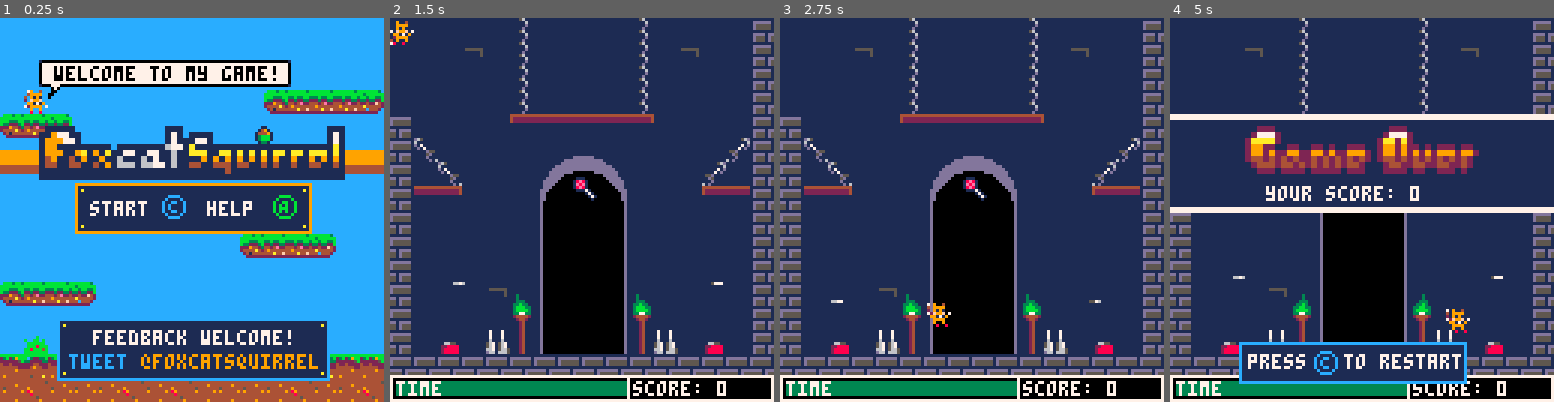
Above: before the commit, frames 1-4 (left to right).
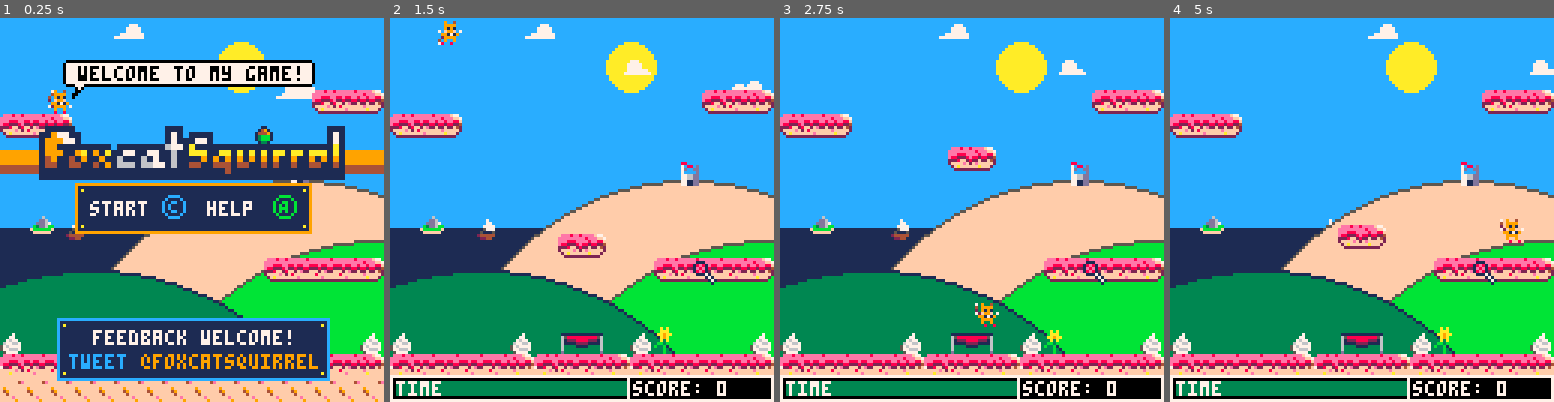
Above: after the commit, the same moments.

Repository: daddynewts/foxcatsquirrel
Game: PICO-8 cartridge foxcatsquirrel.p8
Two runs of this game, one before a commit and one after it. Both use one fixed random seed, a clock stepped at 60 frames per second and the inputs below.
Inputs:
- Up to frame 1 (0.25 s): no input
- Up to frame 2 (1.5 s): tap X (X key) at 0.33, 1.07 s; tap O (Z key) at 0.7 s
- Up to frame 3 (2.75 s): hold Right 1.6-2.1 s; tap O (Z key) at 1.7, 2.1, 2.5 s; tap X (X key) at 1.85 s; hold Right from 2.47 s (still down)
- Up to frame 4 (5 s): tap O (Z key) every 0.4 s from 2.9 to 4.9 s; tap X (X key) at 2.97, 4.08 s; release Right at 3.03 s; hold Left 3.08-3.58 s; hold Down 3.63-3.97 s; hold Right 4.02-4.68 s

The runs differ from the first frame. In frame 1, 40% of the frame differs, in the area x 0-100%, y 1-100%; in frame 2, 89%; in frame 3, 89%; in frame 4, 90%, in the area x 0-100%, y 0-96%.

Commit message:
Minor updates
- Eating SFX now randomised
- Key twinkles
- Time doesn't go away too slowly
- Mapped SFX to channel 0 (music shouldn't cut out now)
- Balloon drawn with code, not a sprite (the string moves realistically!)
- Removed outside castle palette swap
- Clouds move menacingly
- Interior volcano still needs work

Diff:
--- a/foxcatsquirrel.p8
+++ b/foxcatsquirrel.p8
@@ -8,10 +8,10 @@
 
 function _init()
 
- level=3 -- def 0, playground 5
+ level=0 -- def 0, playground 5
  count=0
  points=0
- addfood=10
+ addfood=1
 
  init_times()
 
@@ -19,17 +19,17 @@
  enemyapproach=0
 
  -- sfx
- intro_jingle = 6,1
- eat_sfx = 14,1
- death_sfx = 1,1
- jump_sfx = 0,1
- slide_sfx = 2,1
- skull_sfx = 3,1
- bonus_sfx = 13,1
- spring_sfx = 4,1
- ghost_sfx = 12,1
- menu_sfx = 10,1
- balloon_sfx = 13,1
+ intro_jingle = 6
+ eat_sfx = {14,9}
+ death_sfx = 1
+ jump_sfx = 0
+ slide_sfx = 2
+ skull_sfx = 3
+ bonus_sfx = 13
+ spring_sfx = 4
+ ghost_sfx = 12
+ menu_sfx = 10
+ balloon_sfx = {13,15}
  --shockwave_sfx = 2
 
  -- music
@@ -50,7 +50,6 @@
 
  -- fire
  draught={
-  colours = {8,9,10,5},
   x=402,
   y=100,
  }
@@ -84,8 +83,8 @@
 
  player={
   sp=1,
-  x=8, -- default 56, high 8
-  y=24,-- default 104, high 16
+  x=16, -- default 8
+  y=24,-- default 24
   w=8,
   h=8,
   flp=false,
@@ -148,6 +147,9 @@
   food_start=26
   food_count=4
 
+ twinkle={}
+  twinkle.sp=44
+
  bonuses={}
 
  balloons={}
@@ -174,7 +176,7 @@
  -- v for vertical
 
  vplatform={
-  x=52,--150
+  x=56,--150
   y=60,
   lsprite=69,
   rsprite=71,
@@ -189,7 +191,7 @@
  }
 
  fallplatform={
-  x=542,
+  x=642,
   y=56,
   sp=118,
   dropheight=90,
@@ -203,15 +205,15 @@
 function test_mode()
 -- edit test parameters here
 -- not in the main body!
--- sfx(-1)
--- music(-1) -- music off
+-- sfx(-2)
+ --music(-1) -- music off
  timegain=count -- default 12
  timeleft-=timededuction
  timededuction=0.1*(count/6) -- default 0.1*(count/6)
 end
 
 function test_ui()
- --print("count: "..count,cam_x+1,1,7)
+-- print("time deduction: "..timededuction,cam_x+1,1,7)
  --print("approach: "..enemyapproach,cam_x+1,17,7)
  --print("vplatform.y: "..vplatform.y,cam_x+1,9,7)
  --print("hplatform.x: "..hplatform.x,cam_x+1,17,7)
@@ -293,8 +295,8 @@
  if timeleft <= 2 then
   init_gameover() --time up
  end
- if timededuction>=10 then
-  timededuction=10
+ if timededuction>=0.7 then
+  timededuction=0.7
  end
 end
 
@@ -368,7 +370,8 @@
  elseif collide_map(player,"down",4) then
    player.dy=-6 -- default 5.2
    player.jumping=true
-   sfx(spring_sfx)
+   sfx(spring_sfx,0)
+   mset(player.x,player.y+8,52)
 
  -- spikes = flag 5
  elseif collide_map(player,"down",5) then
@@ -429,7 +432,7 @@
   and btn(⬅️) then
    player.running=false
    player.sliding=true
-   sfx(slide_sfx)
+   sfx(slide_sfx,0)
  end
 
   -- slide turn to right
@@ -439,7 +442,7 @@
   and btn(➡️) then
    player.running=false
    player.sliding=true
-   sfx(slide_sfx)
+   sfx(slide_sfx,0)
   end
 
  --jump
@@ -450,7 +453,7 @@
  then
     player.dy-=player.boost
     player.landed=false
-    sfx(jump_sfx)
+    sfx(jump_sfx,0)
     player.sp=23
  end
 
@@ -528,6 +531,7 @@
  elseif player.dy<0
  and not player.gliding then
    player.jumping=true
+   glidetime=0
    if collide_map(player,"up", 1) then
      player.dy=0
 
@@ -750,7 +754,7 @@
    waterfall.ly1=80
  elseif waterfall.ly3>=waterfall.y2 then
    waterfall.ly3=80
---   waterfall.lx1=flr(rnd(18)+waterfall.x1)
+-- waterfall.lx1=flr(rnd(18)+waterfall.x1)
   end
 -- line(waterfall.lx1,waterfall.ly1,waterfall.lx1,waterfall.ly2,7)
  print("░░░",waterfall.lx1+0.9*sin(leveltime),waterfall.ly1,7)
@@ -773,22 +777,22 @@
  spr(splash.sp,splash.x2+16,splash.y2)
 
  -- level 5
- spr(splash.sp,splash.x3,splash.y2)
- spr(splash.sp,splash.x3+8,splash.y2)
- spr(splash.sp,splash.x3+16,splash.y2)
+-- spr(splash.sp,splash.x3,splash.y2)
+-- spr(splash.sp,splash.x3+8,splash.y2)
+-- spr(splash.sp,splash.x3+16,splash.y2)
  spr(splash.sp,splash.x3+24,splash.y2)
  spr(splash.sp,splash.x3+32,splash.y2)
- spr(splash.sp,splash.x3+40,splash.y2)
- spr(splash.sp,splash.x3+48,splash.y2)
- spr(splash.sp,splash.x3+56,splash.y2)
- spr(splash.sp,splash.x3+64,splash.y2)
- spr(splash.sp,splash.x3+72,splash.y2)
- spr(splash.sp,splash.x3+80,splash.y2)
+-- spr(splash.sp,splash.x3+40,splash.y2)
+-- spr(splash.sp,splash.x3+48,splash.y2)
+-- spr(splash.sp,splash.x3+56,splash.y2)
+-- spr(splash.sp,splash.x3+64,splash.y2)
+-- spr(splash.sp,splash.x3+72,splash.y2)
+-- spr(splash.sp,splash.x3+80,splash.y2)
  spr(splash.sp,splash.x3+88,splash.y2)
  spr(splash.sp,splash.x3+96,splash.y2)
- spr(splash.sp,splash.x3+104,splash.y2)
- spr(splash.sp,splash.x3+112,splash.y2)
- spr(splash.sp,splash.x3+120,splash.y2)
+-- spr(splash.sp,splash.x3+104,splash.y2)
+-- spr(splash.sp,splash.x3+112,splash.y2)
+-- spr(splash.sp,splash.x3+120,splash.y2)
 
  splash.sp+=0.5
    if splash.sp==96 then
@@ -804,7 +808,7 @@
 
  if level==1 then
   vplatform.x=226
- else vplatform.x=52
+ else vplatform.x=vplatform.x
  end
 
  -- moving platform: ⬆️+⬇️
@@ -912,8 +916,8 @@
     for i=1,1 do
      food={
       sprite=flr(rnd(food_count)+food_start),
-      x=flr(rnd(80)+12),
-      y=flr(rnd(60)+20),
+      x=flr(rnd(100)+12),
+      y=flr(rnd(60)+30),
     }
     add(foods,food)
     end
@@ -956,7 +960,7 @@
   for i=1,1 do
    food={
     sprite=flr(rnd(food_count)+food_start),
-    x=level*128+flr(rnd(100)),
+    x=level*128+flr(rnd(4)+60),
     y=flr(rnd(50)+25),
    }
   add(foods,food)
@@ -993,14 +997,14 @@
  timeleft+=timegain	--default 25?
  count+=addfood
  del(foods,food)
- sfx(eat_sfx)
+ sfx(rnd(eat_sfx),0)
  crumb=pget(food.x+3,food.y+3)
  init_game()
 end
 
 function make_bonus()
 
- if count==10 and level<=3 then
+ if count==10 and level<=1 then
   for i=1,1 do
    bonus={
     sprite=14,
@@ -1011,12 +1015,23 @@
   end
  end
 
- if count==10 and level==4 then
+ if count==10 and level==2 then
+  for i=1,1 do
+   bonus={
+    sprite=14,
+    x=54+(cam_x),
+    y=rnd(flr(20))+20,
+   }
+  add(bonuses,bonus)
+  end
+ end
+
+ if count==10 and level>=3 then
   for i=1,1 do
    bonus={
     sprite=14,
     x=60+(cam_x),
-    y=50,
+    y=rnd(flr(50)),
    }
    add(bonuses,bonus)
  end
@@ -1024,7 +1039,7 @@
 end
 
 function move_bonus()
- bonus.y-=0.2*cos(leveltime)
+ bonus.y-=0.15*cos(leveltime)
 end
 
 function collide_bonus()
@@ -1039,26 +1054,34 @@
       del(bonuses,bonus)
       del(ghosts,ghost)
       del(skulls,skull)
-      sfx(bonus_sfx)
+      sfx(bonus_sfx,0)
       init_levelover()
   end
  end
 end
 
 function draw_bonus()
+
+ twinkle.sp+=0.5
+   if twinkle.sp>=47
+  then twinkle.sp=44
+ end
+
  for bonus in all(bonuses) do
   spr(bonus.sprite,bonus.x,bonus.y)
+   spr(twinkle.sp,bonus.x+sin(leveltime),bonus.y)
  end
 end
 
 function make_balloon()
 
- if count==flr(rnd(10))+10 then
+ if count==5---flr(rnd(10))+10
+ then
 --flr(rnd(10)+5) then
   for i=1,1 do
    balloon={
     sprite=61,
-    x=player.x,
+    x=rnd(10)+60,
     y=130,
    }
   add(balloons,balloon)
@@ -1075,21 +1098,29 @@
    and balloon.x+4 < player.x+8 then
       points+=1000
       del(balloons,balloon)
-      sfx(balloon_sfx)
+      sfx(balloon_sfx[1],0)
+      sfx(balloon_sfx[2])
    end
  end
 end
 
 function draw_balloon()
  for balloon in all(balloons) do
-  spr(balloon_sp,balloon.x,balloon.y)
+ -- spr(balloon_sp,balloon.x,balloon.y)
+ circfill(balloon.x,balloon.y,3,8)
+ circ(balloon.x,balloon.y,3,1)
+ -- highlight
+ line(balloon.x+1,balloon.y-2,balloon.x+2,balloon.y,7)
+ -- low light
+  line(balloon.x-1,balloon.y+3,balloon.x-2,balloon.y,2)
+ line(balloon.x,balloon.y+4,balloon.x-(sin(leveltime)),balloon.y+8,7)
  end
 end
 
 function move_balloons()
 
  for balloon in all(balloons) do
-  balloon.x+=sin(leveltime)/10
+  balloon.x+=sin(leveltime)
   balloon.y-=1
  end
 end
@@ -1102,12 +1133,14 @@
  if level==0 then
  -- splash.sp=92
   sky.colour=12 -- light blue
-  rectfill(0,70,70,127,1) -- sea
---  pset(rnd(flr(60)),rnd(flr(6))+71,7)
---  pset(rnd(flr(60)),rnd(flr(6))+71,12)
---  pset(rnd(flr(60)),rnd(flr(6))+71,7)
-  spr(193,10,64) -- island
+
+  -- sea
+  rectfill(0,70,70,127,1)
+
+  --island
+  spr(193,10,64)
   spr(ship.sp,ship.x,ship.y)
+
   -- hills
   circfill(99,134,80,15) -- far hill
   circ(99,134,80,5) -- far outline
@@ -1127,9 +1160,9 @@
  -- jungle
  if level==1 then
   sky.colour=0 --3 -- dark green
-   pal(5,2,1)
-   pal(6,4,1)
-   pal(13,9)
+
+  vplatform.lsprite=36
+  vplatform.rsprite=37
 
    -- trees
    rectfill(130,0,150,128,1)
@@ -1149,7 +1182,9 @@
 
    -- knots + whorls
    circ(146,60,3,0)
+   circfill(146,60,2,1)
    circ(186,30,3,0)
+   circfill(186,30,2,1)
    --oval(186,30,3,0)
 
       -- outlines
@@ -1169,33 +1204,33 @@
  -- castle outside
  if level==2 then
 
-   sky.colour=0 -- dark blue
-   pal(6,5) -- pale -> dark grey
-   pal(9,4) -- orange -> brown
-   pal(8,2) -- red -> maroon
-   pal(7,13) -- white -> blue-grey
-   pal(11,3) -- pale -> dark green
-   pal(15,4) -- peach -> brown
-   pal(10,2) -- yellow -> maroon
-   pal(12,1) -- pale -> dark blue
-   pal(14,2) -- pink -> maroon
-    -- dark clouds
-  circfill(266,-10,42,1)
-  circfill(296,-18,38,1)
-  circfill(328,-20,42,1)
-  circfill(368,-10,44,1)
+   sky.colour=0 -- black
+   --pal(6,5) -- pale -> dark grey
+   --pal(9,4) -- orange -> brown
+   --pal(8,2) -- red -> maroon
+   --pal(7,13) -- white -> blue-grey
+   --pal(11,3) -- pale -> dark green
+   --pal(15,4) -- peach -> brown
+   --pal(10,2) -- yellow -> maroon
+   --pal(12,1) -- pale -> dark blue
+   --pal(14,2) -- pink -> maroon
+  -- dark clouds
+  circfill(266,-10,42-sin(2*leveltime),1)
+  circfill(296,-18,38+sin(2*leveltime),1)
+  circfill(328,-20,42-sin(2*leveltime),1)
+  circfill(368,-10,44+sin(2*leveltime),1)
   -- lighter clouds
-  circfill(266,-10,38,5)
-  circfill(296,-18,34,5)
-  circfill(328,-20,38,5)
-  circfill(368,-10,40,5)
+  circfill(266,-10,38-sin(2*leveltime),5)
+  circfill(296,-18,34+sin(2*leveltime),5)
+  circfill(328,-20,38-sin(2*leveltime),5)
+  circfill(368,-10,40+sin(2*leveltime),5)
   -- lighter outer clouds
-  circfill(266,-10,30,13)
-  circfill(296,-18,26,13)
-  circfill(328,-20,30,13)
-  circfill(368,-10,32,13)
+  circfill(266,-10,30-sin(2*leveltime),13)
+  circfill(296,-18,26+sin(2*leveltime),13)
+  circfill(328,-20,30-sin(2*leveltime),13)
+  circfill(368,-10,32+sin(2*leveltime),13)
   -- sea/background
-  rectfill(256,70,394,128,12)
+  rectfill(256,70,394,128,1)
   hplatform.lsprite=108
   hplatform.rsprite=110
  end
@@ -1246,12 +1281,42 @@
  -- final level - volcano
  if level==4 then
   pal()
-  sky.colour=0
-  circfill(576,0,28,1)
+--  sky.colour=1
+--  circfill(576,100,108,1)
+--  circ(576,100,108,2)
+--  circfill(576,10,20,0)
+--  circ(576,10,20,9)
+
+
+  -- dark red clouds
+  circfill(cam_x+6,-24-sin(t()),48,2)
+  circfill(cam_x+36,-28+sin(t()),44,2)
+  circfill(cam_x+68,-30+sin(t()),46,2)
+  circfill(cam_x+116,-24+sin(t()),48,2)
+
+    -- red clouds
+  circfill(cam_x+6,-26-sin(t()),46,5)
+  circfill(cam_x+36,-28+sin(t()),40,5)
+  circfill(cam_x+68,-30-sin(t()),44,5)
+  circfill(cam_x+116,-26+sin(t()),46,5)
+
+  -- lighter outer clouds
+  circfill(cam_x+6,-26-sin(t()),42,8)
+  circfill(cam_x+36,-28+sin(t()),36,8)
+  circfill(cam_x+68,-30-sin(t()),40,8)
+  circfill(cam_x+116,-26+sin(t()),42,8)
+
+  -- lightest clouds
+  circfill(cam_x+6,-26-sin(t()),30,8)
+  circfill(cam_x+36,-28+sin(t()),30,6)
+  circfill(cam_x+68,-30-sin(t()),34,8)
+  circfill(cam_x+116,-26+sin(t()),30,6)
+
   -- fire bg
   rectfill(512,113,640,128,2)
   line(512,118,640,118,8)
-  rectfill(568,16,588,95,2)
+  -- pass-through bg
+  rectfill(568,16,588,86,1)
 
  end
 end
@@ -1351,11 +1416,11 @@
  player_animate()
  --player_update()
  if btnp(❎) then
-  sfx(9)
+  sfx(menu_sfx)
   init_game()
   level_music()
  elseif btnp(🅾️) then
-  sfx(9)
+  sfx(menu_sfx)
   _draw = draw_tutorial
   _update = update_tutorial
  end
@@ -1367,6 +1432,8 @@
 
  if btnp(❎) then
   _init()
+  sfx(-1)
+  sfx(menu_sfx)
   init_game()
   level_music()
  end
@@ -1461,7 +1528,7 @@
 function update_menu()
 
  delay-=1
- if delay<90 and btnp(❎) then
+ if delay<60 and btnp(❎) then
   sfx(menu_sfx)
   level_music()
   init_game()
@@ -1481,8 +1548,8 @@
   count=0
   level+=1
   timeleft=127--timeleft+(timegain*2)
-  player.x=(level*128)+8
-  --player.y=16
+  player.x=(level*128)+63
+  player.y=16
   player.dx=0
   player.dy=0
   _update = update_menu
@@ -2020,68 +2087,80 @@
 
 
 
+…(12 lines of a section not shown)…
 __gff__
-00000000000000000000000023230340030303030000000003030000000000000101000101010007070000000303034003030000001101010b0000000000111103030303030101010300000000000000010100002323000023000000000000000303030301000000200000000303030000000302010101000000000000030000
-0000000000000000000000000000000000000000000000000000000000000000000000000000000000000000000000000000000000000000000000000000000000000000000001010100000000000000000000000000000300000000000000000000000000000000000000000000000000000000000000000000000000000000
+0000000000000000000000002323000003030303000000000300000000000000010100010101000707000000000000000303000012100140400000000000131303030303030101010300000000000000010100002323000023000000000000000303030301000000200000000303030000000302010101000000000000030000
+0000000000000000000000000000000000000000000000000000000000000000000000000000000000000000000000000000000000000000000000000000000000000000000001010100010101000000030303000100000300000100000000000000000000000003030000000000000000000000000000000000000000000000
 __map__
-0000000000000000000000000000000000000026000000002600003a00002600000000000000000000000000000040410000000000530000000053000000004000000000000000000000000000000000d70000000000002600000000000000410000000000000000000000000000000000000000000000000000000000000000
-000000000000000000000000000000000000000000000000262b000000002600000000000000000000000000000040410000005200530000000053005200004000000000000000000000000000000000d70000000000002600000000000000410000000000000000000000000000000000000000000000000000000000000000
-0000000000000000000000000000000000002b00000000002600000000002b0000000000000000000000000000004041000000000053000000005300000000400000000000c6c80000c6c80000000000000000000000002600000000000000410000000000000000000000000000000000000000000000000000000000000000
-000000000000000000000045464646473a0000000000000026000000000000000000000000000000000000000000404100000000005300000000530000000040000000000000d70000d7000000000000000000000000002600000000000000410000000000000000000000000000000000000000000000000000000000000000
+0000000000000000000000000000000000000026000000002600003a00002600000000000000000000000000000040414200000000530000000053000000004000000000000000000000000000000000d70000000000002600000000000000410000000000000000000000000000000000000000000000000000000000000000
+000000000000000000000000000000000000000000000000262b000000002600000000000000000000000000000040414200005200530000000053005200004000000000000000000000000000000000d70000000000002600000000000000410000000000000000000000000000000000000000000000000000000000000000
+0000000000000000000000000000000000002b00000000002600000000002b0000000000000000000000000000004041420000000053000000005300000000400000000000c6e80000c6c80000000000000000000000002600000000000000410000000000000000000000000000000000000000000000000000000000000000
+000000000000000000000000004546473a0000000000000026000000000000000000000000000000000000000000404142000000005300000000530000000040000000000000d70000d7000000000000000000000000002600000000000000410000000000000000000000000000000000000000000000000000000000000000
 45464700000000000000000000000000000024250000000026000000000000000000000000000000000000000000404142000000005176767676500000000040c7c800000000d70000d700000000c6c7c70000000000002600000000000000410000000000000000000000000000000000000000000000000000000000000000
 00000000000000000000000000000000000000000000002436250000000000240000000000000000000000000000404142570000000000000000000000005640000000000000d70000d7000000000000d70000000000002600000000000000410000000000000000000000000000000000000000000000000000000000000000
-000000000000000000000000000000000000000000000000000000000000000000000000000000000000000000004041420057000000000000000000005600400000000000c6c80000c6c80000000000d70000000000002600000000000000410000000000000000000000000000000000000000000000000000000000000000
-00000000000000000000000000000000000000000000000000000000000000000000000000000000000000000000404142765000000000000000000000517640000000000000d70000d7000000000000d700000000000026000000000000004100000000000000000000000000000000002b0000000000002b00000000002b00
-00000000000000000000000000000000000000000000000000000000000000000000000000000000000000c10000404142000000000000000000000000000040000000000000d70000d7000000000000d70000000000002600000000000000410000000000000000000000000000000000000000000000000000000000000000
-00000000000000000000454646470000242323250000000000000000000000000000000000000000000000000000404142000000000000000000000000000040c7c7c8000000d70000d700000000c6c7c73500000000000000000000000000410000000000000000000000000000000000000000000000000000000000000000
-00000000000000000000000000000000000000000000000000000000000000000000000000000000000000000000404142002f000000000000000000002f0040000000000000d70000d7000000000000d700000000000000000000000000004100000000000000000000000000000000000000002b0000000000002b00000000
-45464647000000000000000000000000000000000000243636250000000000244041420000000000000000004041414142002f005200000000000000002f00400000000000c6c80000c6c80000000000d70000000000000000000000000000410000000000000000000000000000000000000000000000000000000000000000
-00000000000000000000000000000000000000000000000000000000000000004041420000000000000000004041414142002f000067000000006700002f004000000000000000000000000000000000d70000000000000000000000000000410000000000000000000000000000000000000000000000000000000000000000
-003c0000640000000000001f000000000029003b000000003c00003b00543c004041423554540000005454354041414142000f005477000000007754000f004000000000c6c7c7c7c7c7c7c800000000413500000000003500000000000000410000000000000000000000000000000000000000000000000000000000000000
-1012101210101012101012101012101010121012121010121012121210121012404141414142686868404141414141414141414141414141414141414141414100000000000000000000000000000000421212121212121212121212121212416161616161616161616161616161616127272727272727272727272727272727
-1113111111131113111111111311111313131313131313131313131313131313000000000000000000000000000000000000000000000000000000000000000000000000000000000000000000000000003333333333333333333333333333330000000000000000000000000000000000000000000000000000000000000000
-…(45 lines of a section not shown)…
+000000000000000000000000c90000000000000000000000000000000000000000000000000000000000000000004041420057000000000000000000005600400000000000c6e80000c6c80000000000d70000000000002600000000000000410000000000000000000000000000000000000000000000000000000000000000
+00000000000000000000000000000000000000000000000000000000000000000000000000000000000000000000404142765000000000000000000000517640000000000000d70000d7000000000000d700cacaca000026000000000000004100000000000000000000000000000000002b0000000000002b00000000002b00
+00000000000000000000000000000000242323250000000000000000000000000000000000000000000000c20000404142000000000000000000000000000040c7c7c8000000d70000d7000000000000d70000000000002600000000000000410000000000000000000000000000000000000000000000000000000000000000
+00000000000000000000000000000000000000000000000000000000000000000000000000000000000000000000404142000000000000000000000000000040000000000000d70000d700000000c6c7c73500000000000000000000000000410000000000000000000000000000000000000000000000000000000000000000
+000000000000000000000045464646470000000000000000000000000000000000000000000000000000000000004041420038000000000000000000003800400000000000c6c80000c6c80000000000d700000000000000000000000000004100000000000000000000000000000000000000002b0000000000002b00000000
+0000000000000000000000000000000000000000000024363625000000000024404142000000000000000000404141414200380052000000000000000038004000000000000000000000000000000000d70000000000000000000000000000410000000000000000000000000000000000000000000000000000000000000000
+0000000000000000000000000000000000000000000000000000000000000000404142000000000000000000404141414200380000670000000067000038004000000000000000000000000000000000d70000000000000000000000000000410000000000000000000000000000000000000000000000000000000000000000
+d400000000d4003e3f00d41f000000d400290054000000003c3b000054003c00404142355454000000545435404141414200370054770000000077540037004035000000000000000000000000000035413500000000003500000000000000410000000000000000000000000000000000000000000000000000000000000000
+d0d1d1d1d1d2d0d1d1d2d0d1d1d1d1d2101210121210101210121212101210124041414141426868684041414141414141414141414141414141414141414141c6c7c80000c6c7c7c7c7c80000c6c7c8421212121212121212121212121212416161616161616161616161616161616127272727272727272727272727272727
+d3d3d3d3d3d3d3d3d3d3d3d3d3d3d3d313131313131313131313131313131313000000000000000000000000000000000000000000000000000000000000000000000000000000000000000000000000003333333333333333333333333333330000000000000000000000000000000000000000000000000000000000000000
+…(45 lines of a section not shown)…
Not shown, changed: 86 lines of the sprite sheet (__gfx__) section of foxcatsquirrel.p8
Not shown, changed: the thumbnail (__label__) section of foxcatsquirrel.p8
Not shown, changed: the music (__music__) section of foxcatsquirrel.p8
Not shown, changed: the sound effects (__sfx__) section of foxcatsquirrel.p8
